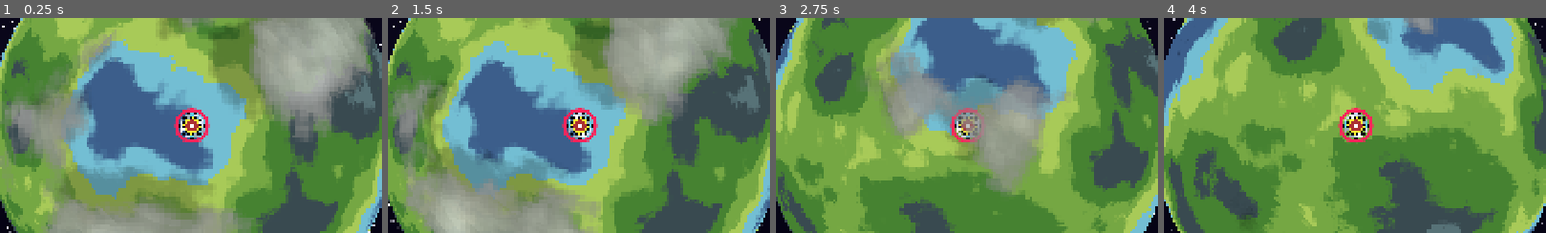
Above: before the commit, frames 1-4 (left to right).
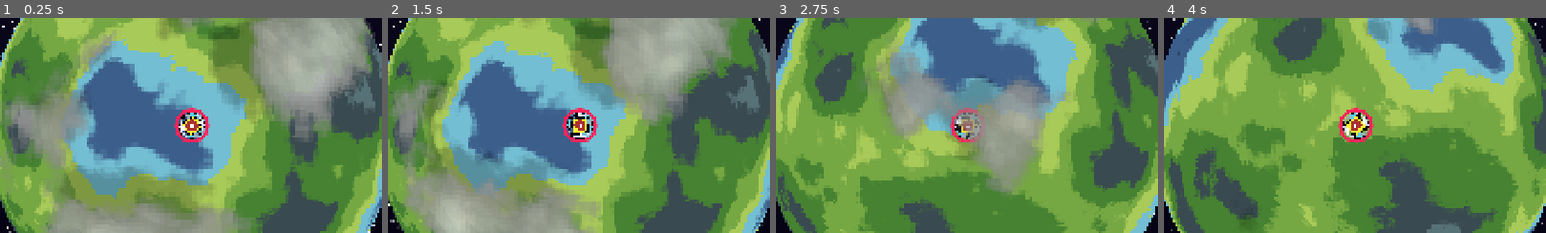
Above: after the commit, the same moments.

Repository: pgm-woutvande22/gamejam-juniperdev
Game: Godot game, scene res://scences/level.tscn
The game is run twice, just before and just after one commit, with the same random seed, the same clock (stepped at 60 frames per second) and the same inputs.
Inputs (mouse positions are % of the whole screen's width and height, from its top left):
- Up to frame 1 (0.25 s): no input
- Up to frame 2 (1.5 s): move the mouse to (72, 45) at 0.52 s; click (72, 45) at 0.67 s; drag from (30, 55) to (45, 70) at 1.27 s
- Up to frame 3 (2.75 s): move the mouse to (60, 28) at 2.02 s; click (60, 28) at 2.17 s
- Up to frame 4 (4 s): drag from (45, 70) to (20, 35) at 2.77 s; move the mouse to (80, 65) at 3.52 s; click (80, 65) at 3.67 s
The pictures show only the part of the screen within x 25-75%, y 25-75%; the shares and areas given below are measured in that part.

The runs differ from the first frame. In frame 1, 0.1% of the frame differs, in the area x 46-54%, y 44-56%; in frame 2, 0.3%; in frame 3, 0.3%; in frame 4, 0.4%, in the area x 46-54%, y 44-57%.

Commit message:
Update top.gd
🏗️ Added code from previous repo: spin decay, spin loss when hit and lifesteal after kill

Diff:
--- a/scripts/top.gd
+++ b/scripts/top.gd
@@ -42,6 +42,9 @@
 @onready var dash_particles: GPUParticles3D = get_node_or_null(dash_particles_path)
 @onready var dash_indicator: MeshInstance3D = get_node_or_null(dash_indicator_path)
 
+@export var alive: bool = true
+@export var lifesteal: int = 30
+
 func _ready() -> void:
 	var planet := get_node(planet_path)
 	planet_center = planet.global_position
@@ -60,6 +63,10 @@
 	_setup_dash_colors()
 	_update_camera(up)
 	_update_light(up)
+	_spin_decay()
+
+#func _process(delta: float) -> void:
+	#_update_spin_label()
 
 func _physics_process(delta: float) -> void:
 	var up := (global_position - planet_center).normalized()
@@ -285,6 +292,7 @@
 	# optionally refreshes the dash so you can immediately lunge at the next enemy.
 	# refund part of the dash cooldown so kills shorten the wait for the next dash
 	dash_cooldown_left = maxf(dash_cooldown_left - dash_cooldown * kill_dash_refund, 0.0)
+	spin_visual_speed += lifesteal
 	if dash_time_left > 0.0:
 		# mid-dash: snowball the dash so one lunge can plow through a line of enemies
 		dash_exit_speed = minf(dash_exit_speed + kill_boost_speed, kill_boost_max)
@@ -315,3 +323,15 @@
 func _project_tangent(v: Vector3, up: Vector3) -> Vector3:
 	# remove the component along 'up' so the vector stays on the tangent plane
 	return (v - up * v.dot(up)).normalized()
+
+func _spin_decay():
+	while(alive):
+		if spin_visual_speed <= 0:
+			alive = false
+			break
+		spin_visual_speed -= 10
+		await get_tree().create_timer(1.5).timeout
+
+#func _update_spin_label():
+	#$Camera3D/Label.text = "Speed: " + str(spin_visual_speed)
+	#await get_tree().create_timer(1.5).timeout
